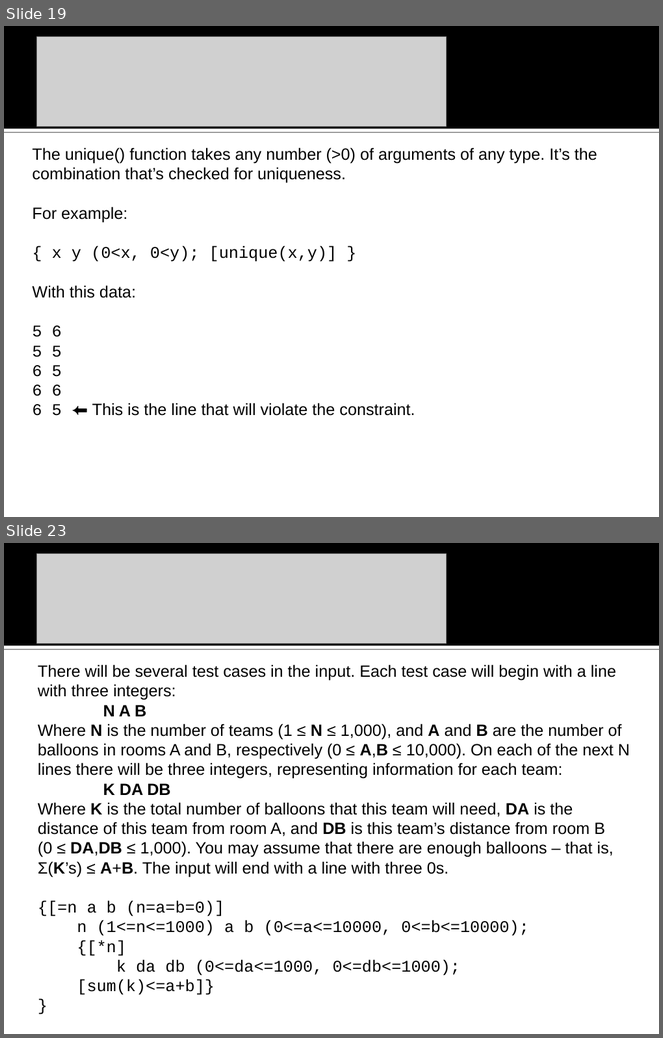
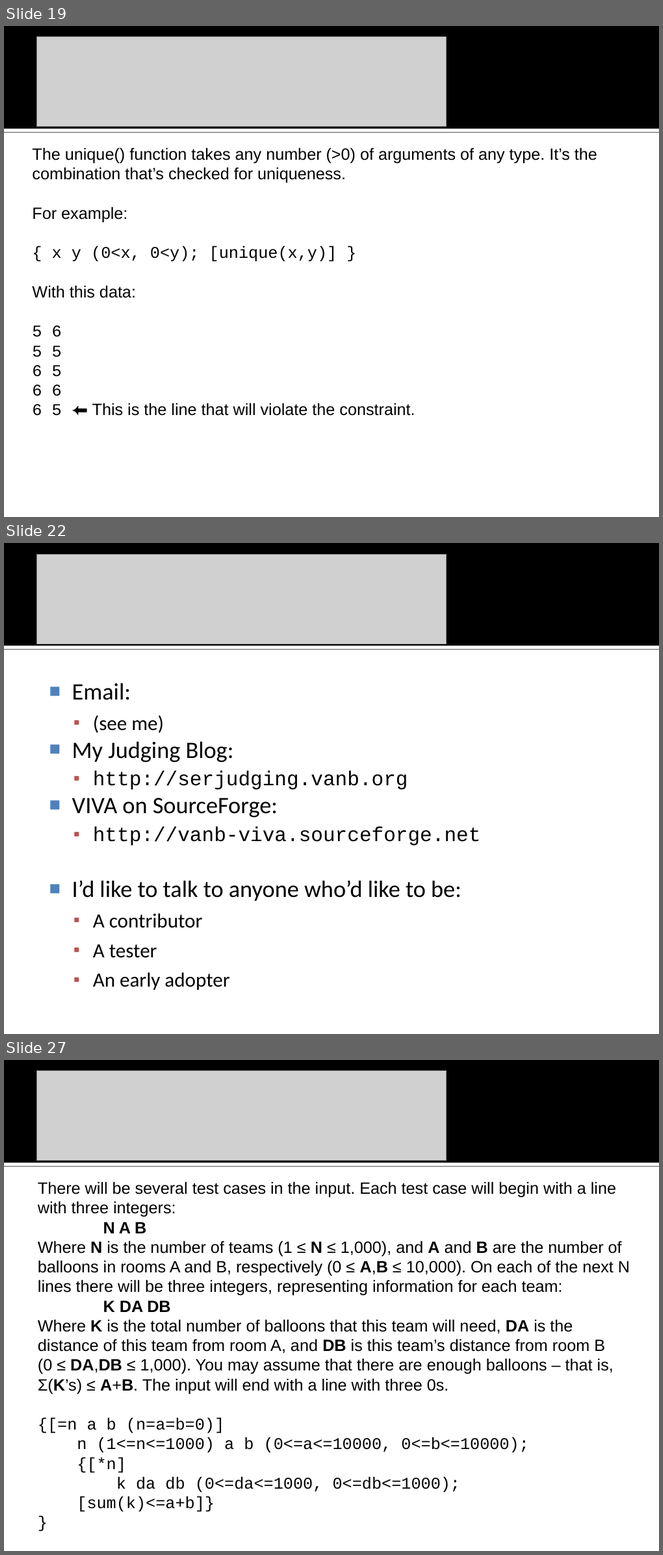
Before and after one commit to na-icpc/viva, a slide deck: Input Verifier/doc/VIVA vanbs Input Verification Assistant.ppt. Shown one above the other, each under a label of ours: slides 19 and 23 before the commit, slides 19, 22 and 27 after it; the slides between them are not shown. The pictures are 663x1038 and 663x1555 pixels, drawn with LibreOffice and Linux fonts; fonts in the diff are those of the drawing; grey boxes stand for pictures; background and template pictures are left out. Boxes give left, top, right and bottom in pixels: in the first picture for what was removed or moved away, otherwise in the second. Text is boxed around its words. In the diff, an @@ line names an element or a change of style, - is before the commit and + after.

```diff
--- a/Input Verifier/doc/VIVA vanbs Input Verification Assistant.ppt
+++ b/Input Verifier/doc/VIVA vanbs Input Verification Assistant.ppt
@@ slide 22 added at <box>4,543,659,1034</box>, background #FFFFFF; not listed: 2 template elements that a slide beside it also shows @@
@@ picture added at <box>36,554,446,644</box> @@
@@ text added at <box>72,683,481,990</box>, 22.2 pt, text #000000 @@
+■ Email:
+  ▪ (see me)
+■ My Judging Blog:
+  ▪ http://serjudging.vanb.org
+■ VIVA on SourceForge:
+  ▪ http://vanb-viva.sourceforge.net
+■ I’d like to talk to anyone who’d like to be:
+  ▪ A contributor
+  ▪ A tester
+  ▪ An early adopter
@@ what was slide 23 is now slide 27 @@
```
Also in this commit, not shown: 5 slides changed, 4 other slides added, 1 slide removed, 28 other files.
